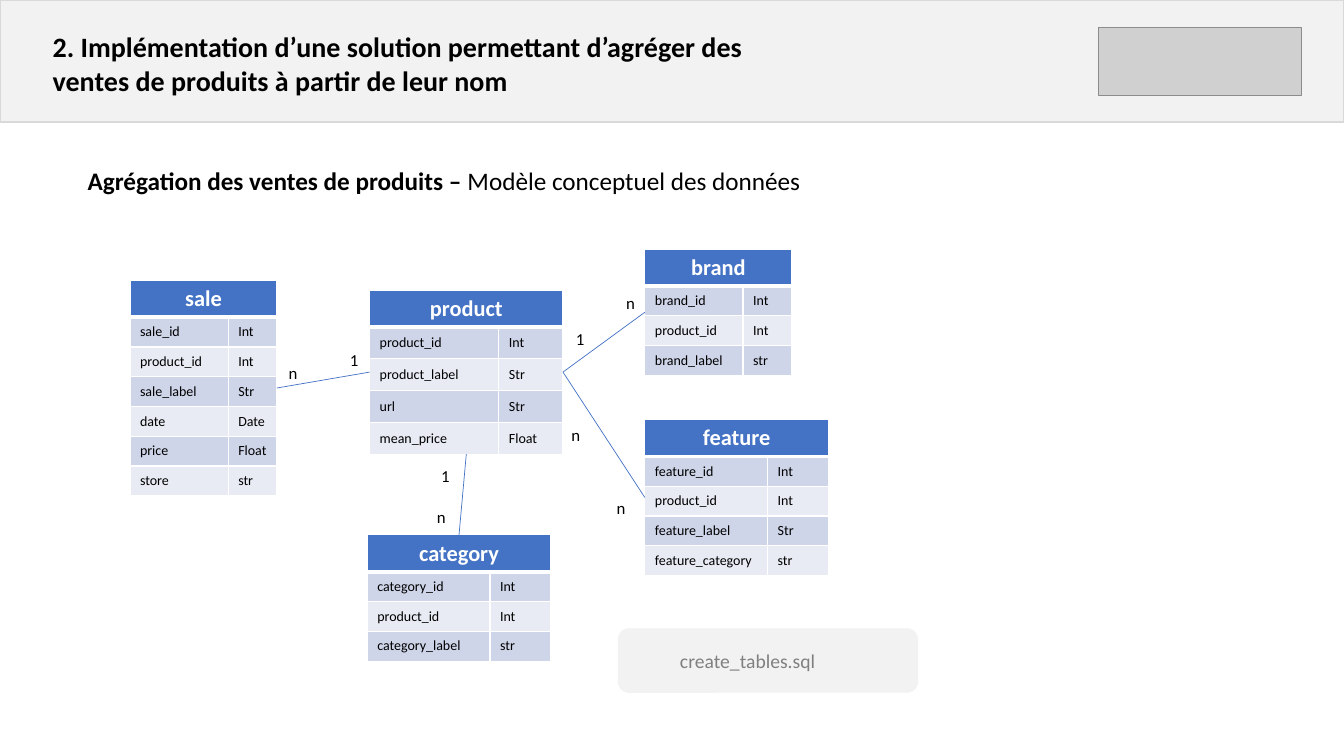
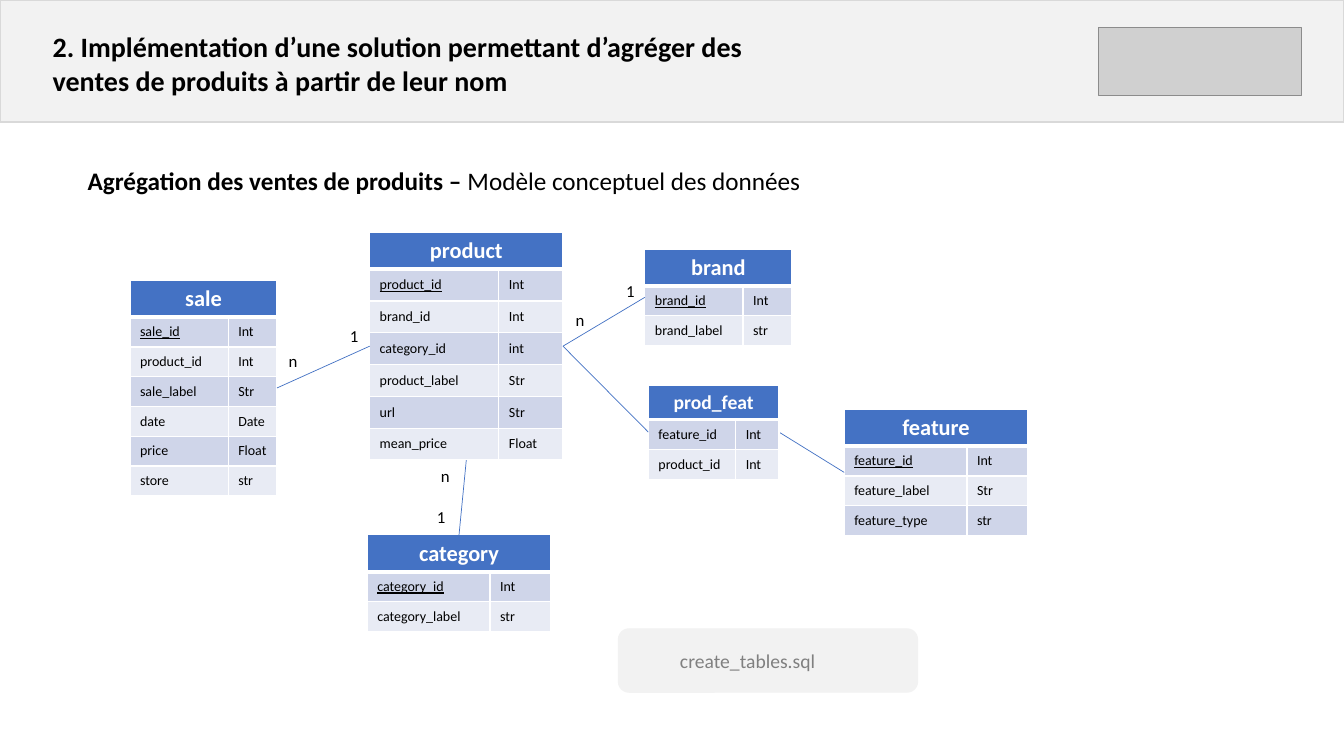
Before and after one commit to louis80/CircularX, a slide deck: slide 6 of exercice_circularx.pptx (slide 7 before the commit). Drawn at 1344x756 pixels with LibreOffice and Linux fonts; fonts in the diff are those of the drawing; grey boxes stand for pictures. Boxes give left, top, right and bottom in pixels: in the first picture for what was removed or moved away, otherwise in the second. Text is boxed around its words. In the diff, an @@ line names an element or a change of style, - is before the commit and + after.

```diff
--- a/exercice_circularx.pptx
+++ b/exercice_circularx.pptx
@@ table at (370,232,564,460) @@
+row 3: brand_id | Int
+row 4: category_id | int
@@ table: place and size @@
-table at (370,290,564,455)
+table at (370,232,564,460)
@@ table at (645,249,791,346) @@
-row 3: product_id | Int
@@ table at (130,280,276,496) @@
@@ underline on in "sale_id" @@
@@ line moved from (564, 372) - (645, 313) to (564, 346) - (645, 297) @@
@@ text "1": place and size @@
-text "1" at (576,334,584,345)
+text "1" at (626,286,634,297)
@@ text "1": place and size @@
-text "1" at (350,355,358,366)
+text "1" at (350,331,358,342)
@@ text "n": place and size @@
-text "n" at (626,301,635,309)
+text "n" at (576,318,585,326)
@@ text "n": place and size @@
-text "n" at (289,371,298,379)
+text "n" at (289,359,298,367)
@@ line moved from (277, 388) - (370, 372) to (277, 388) - (370, 346) @@
@@ line added from (564, 346) to (648, 433), #4472C4 0.5 pt @@
@@ table added at (648,385,779,479), 3 rows, 2 columns @@
+prod_feat | 
+feature_id | Int
+product_id | Int
@@ table at (845,409,1028,535) @@
-row 3: product_id | Int
-row 4, column 1: feature_category
+row 4, column 1: feature_type
@@ table: place and size @@
-table at (645,419,829,576)
+table at (845,409,1028,535)
@@ text removed at (571,433,580,441) @@
-n
@@ line moved from (564, 372) - (645, 498) to (779, 433) - (845, 473) @@
@@ text "n": place and size @@
-text "n" at (437,515,446,523)
+text "n" at (441,474,450,482)
@@ line moved from (467, 455) - (459, 535) to (467, 460) - (459, 535) @@
@@ text "1": place and size @@
-text "1" at (441,471,449,482)
+text "1" at (437,512,445,523)
@@ text removed at (617,506,626,514) @@
-n
@@ table at (367,535,551,632) @@
-row 3: product_id | Int
```
Also in this commit, not shown: 1 slide removed, 4 other files.
